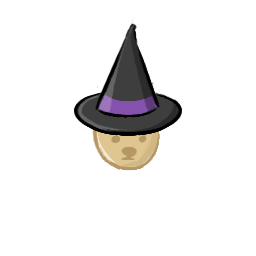
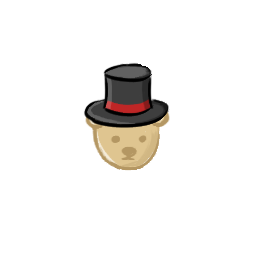
Comparing the layer stacks of the two (256, 256) images. Changes:
added layer "Top Hat" above "Witch Hat" over [83, 62, 170, 136]
hid "Witch Hat" (1st of 2) over [73, 15, 183, 135]
hid "Witch Hat" (2nd of 2) over [73, 15, 183, 136]
